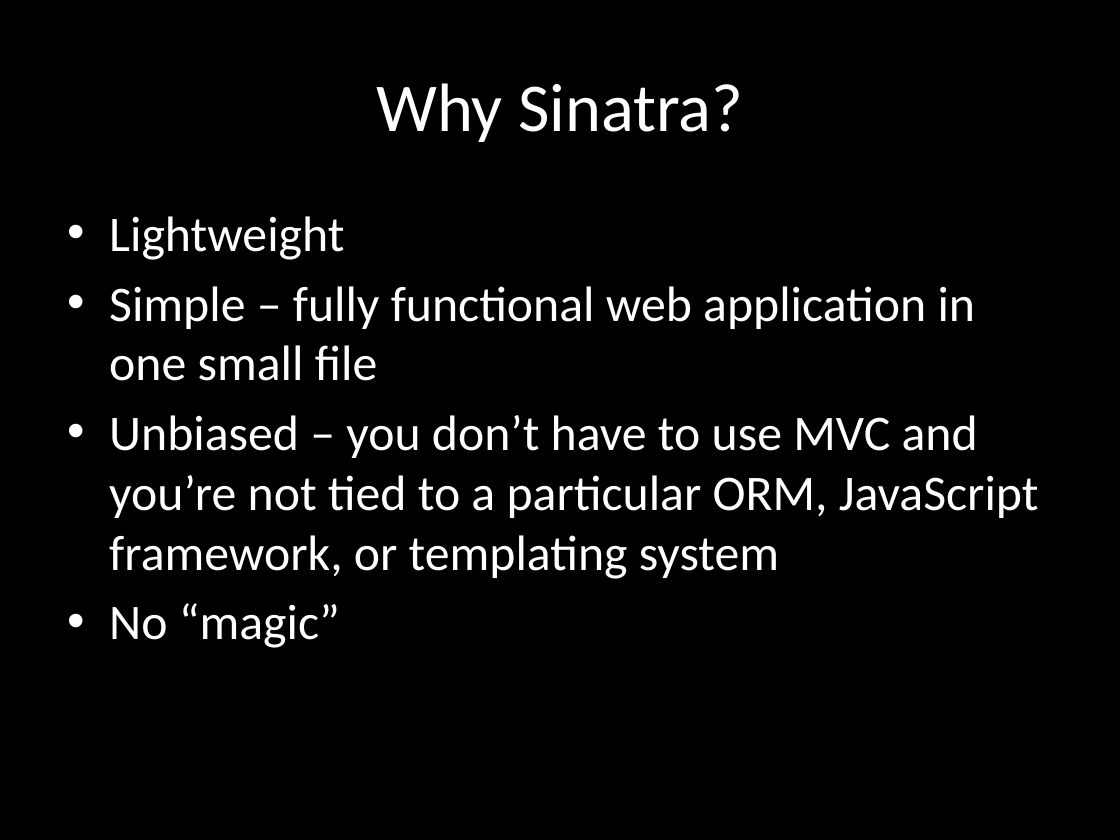
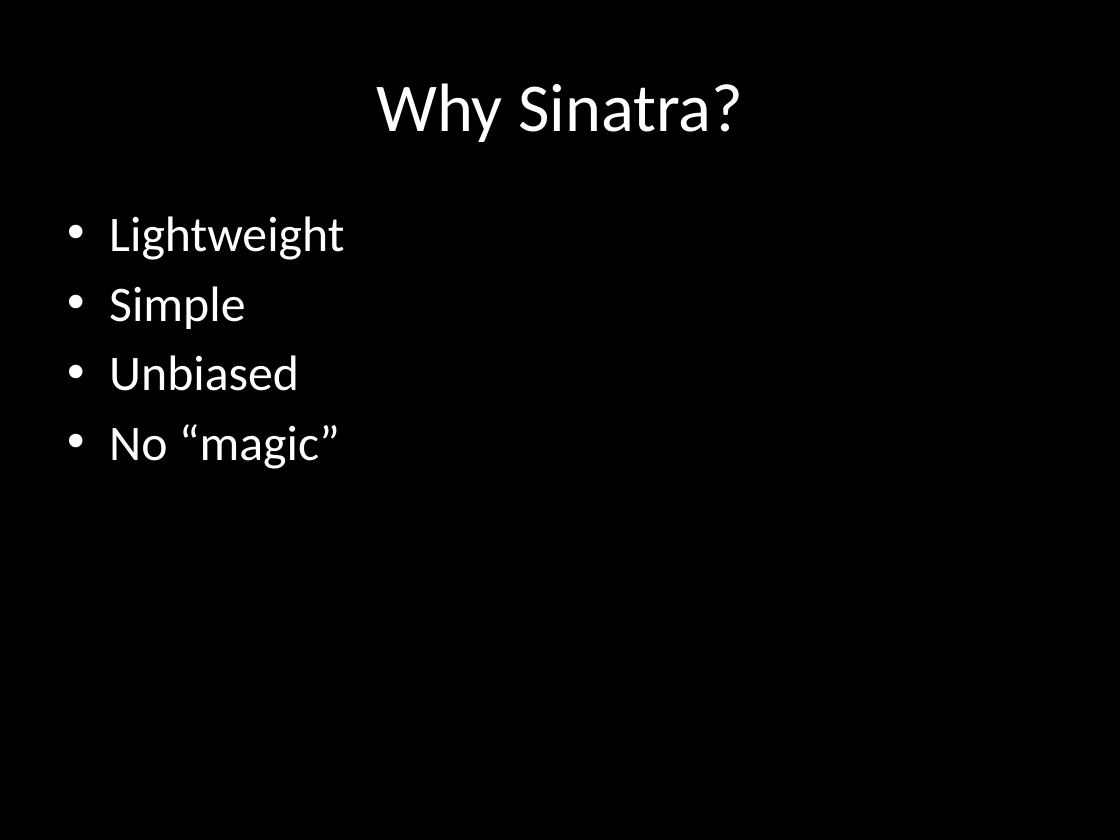
Before and after one commit to deRonbrown/RESTTalk, a slide deck: slide 4 of REST_Talk.pptx. Drawn at 1120x840 pixels with LibreOffice and Linux fonts; fonts in the diff are those of the drawing. Boxes give left, top, right and bottom in pixels: in the first picture for what was removed or moved away, otherwise in the second. Text is boxed around its words. In the diff, an @@ line names an element or a change of style, - is before the commit and + after.

```diff
--- a/REST_Talk.pptx
+++ b/REST_Talk.pptx
@@ text at [109,286,299,391]: text changed @@
-• Simple – fully functional web application in one small file
-• Unbiased – you don’t have to use MVC and you’re not tied to a particular ORM, JavaScript framework, or templating system
+• Simple
+• Unbiased
```
Also in this commit, not shown: 2 other slides changed, 1 slide added.
